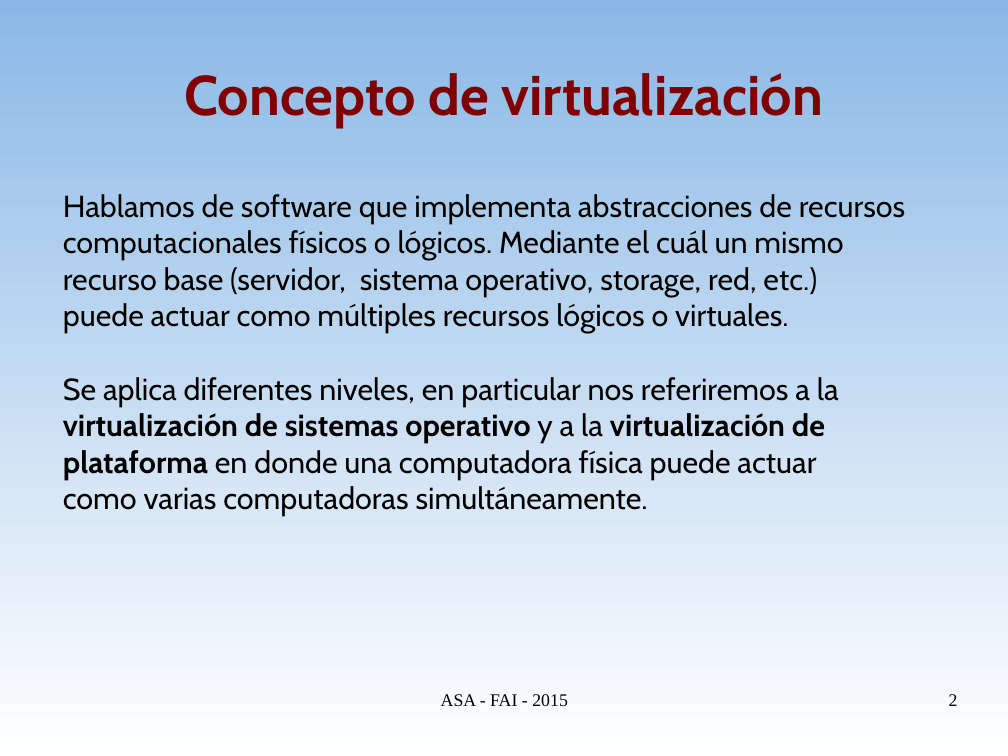
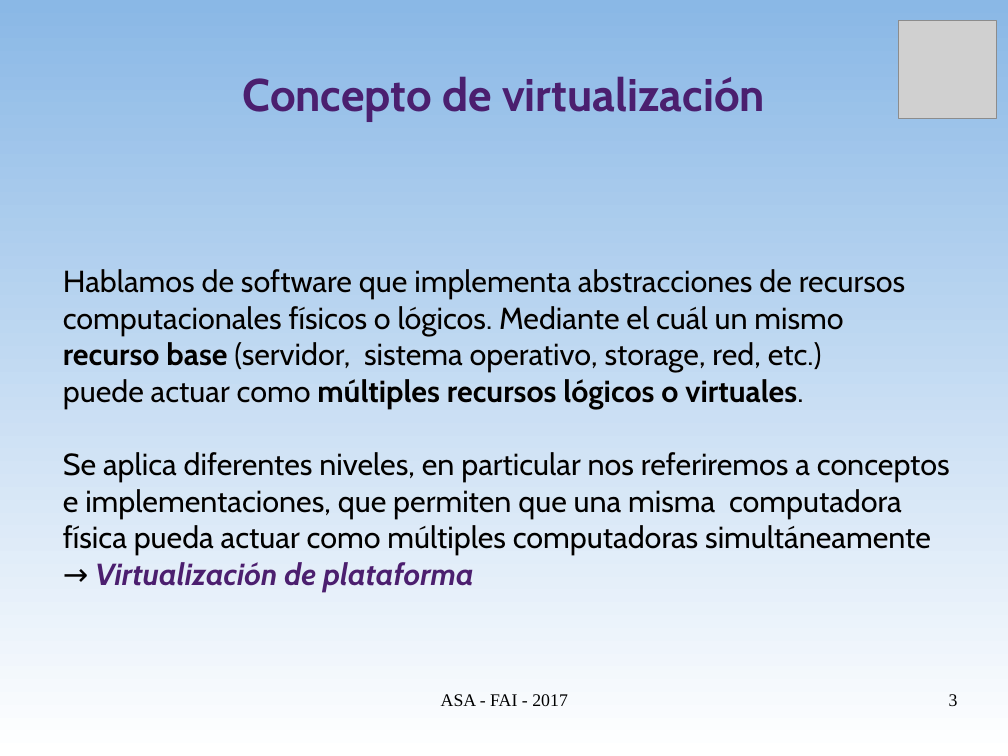
Before and after one commit to niniadcobre/asa, a slide deck: slide 3 of clases/ASA-virt.odp (slide 2 before the commit). Drawn at 1008x756 pixels with LibreOffice and Linux fonts; fonts in the diff are those of the drawing; grey boxes stand for pictures. Boxes give left, top, right and bottom in pixels: in the first picture for what was removed or moved away, otherwise in the second. Text is boxed around its words. In the diff, an @@ line names an element or a change of style, - is before the commit and + after.

Commit message:
Virtualización

```diff
--- a/clases/ASA-virt.odp
+++ b/clases/ASA-virt.odp
@@ picture added at [899,20,998,119] @@
@@ title "Concepto de virtualización" at [243,76,765,122]: size 44 to 36 pt, text colour #800000 to #4B1F6F @@
@@ text "Hablamos de software que implementa ...": place and size @@
-text "Hablamos de software que implementa ..." at [63,194,906,516]
+text "Hablamos de software que implementa ..." at [63,269,950,592]
@@ text at [63,269,906,409]: bold on in "recurso base múltiples recursos lógicos o virtuales." @@
@@ text at [63,452,950,592]: text changed @@
-Se aplica diferentes niveles, en particular nos referiremos a la
-virtualización de sistemas operativo y a la virtualización de
-plataforma en donde una computadora física puede actuar
-como varias computadoras simultáneamente.
+Se aplica diferentes niveles, en particular nos referiremos a conceptos e implementaciones, que permiten que una misma computadora física pueda actuar como múltiples computadoras simultáneamente → Virtualización de plataforma
@@ text at [441,694,568,706]: text changed @@
-ASA - FAI - 2015
+ASA - FAI - 2017
@@ page number at [949,694,958,706]: text changed @@
-2
+3
```
Also in this commit, not shown: 26 other slides changed, 8 slides added.
